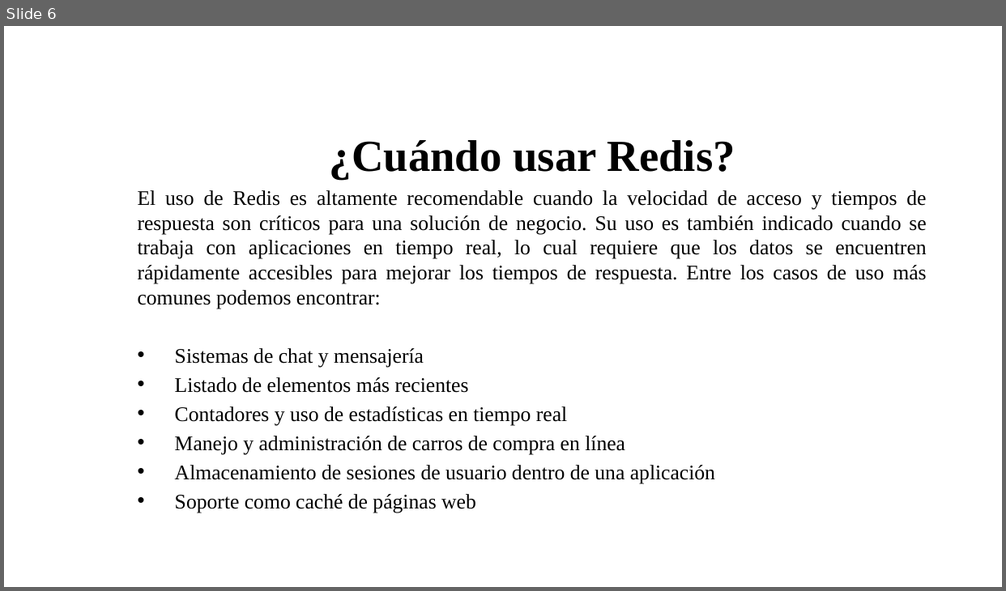
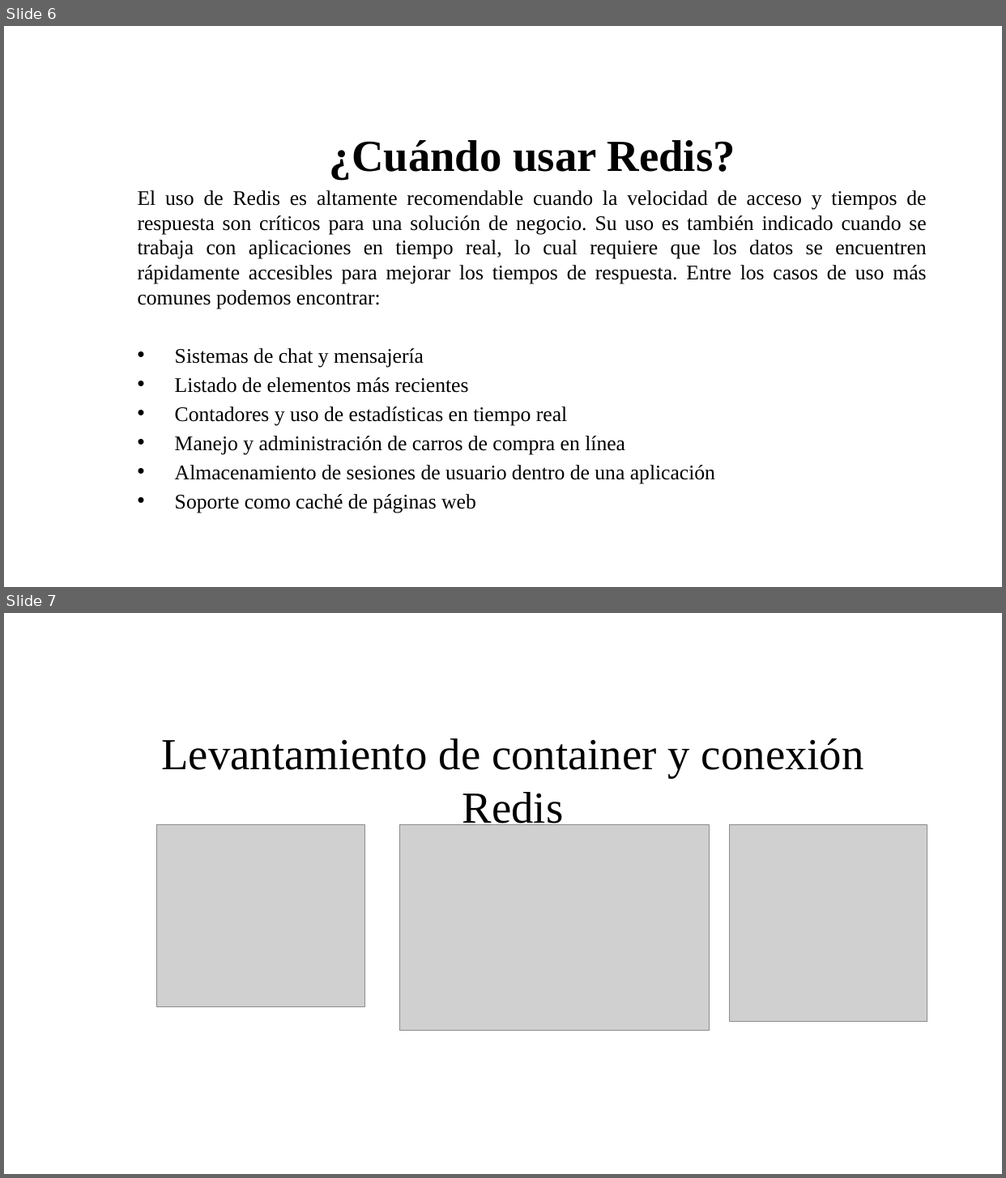
Before and after one commit to jnates/database_models, a slide deck: PresentaciónFinal.pptx. Shown one above the other, each under a label of ours: slide 6 before the commit, slides 6 and 7 after it. The pictures are 1006x591 and 1006x1178 pixels, drawn with LibreOffice and Linux fonts; fonts in the diff are those of the drawing; grey boxes stand for pictures; background and template pictures are left out. Boxes give left, top, right and bottom in pixels: in the first picture for what was removed or moved away, otherwise in the second. Text is boxed around its words. In the diff, an @@ line names an element or a change of style, - is before the commit and + after.

Commit message:
new-added-changes

```diff
--- a/PresentaciónFinal.pptx
+++ b/PresentaciónFinal.pptx
@@ slide 7 added at [4, 613, 1002, 1174], background picture (left out) @@
@@ text added at [161, 739, 864, 832], 32 pt, text #000000 @@
+Levantamiento de container y conexión Redis
@@ picture added at [156, 824, 364, 1007] @@
@@ picture added at [400, 824, 710, 1031] @@
@@ picture added at [730, 825, 927, 1022] @@
```
